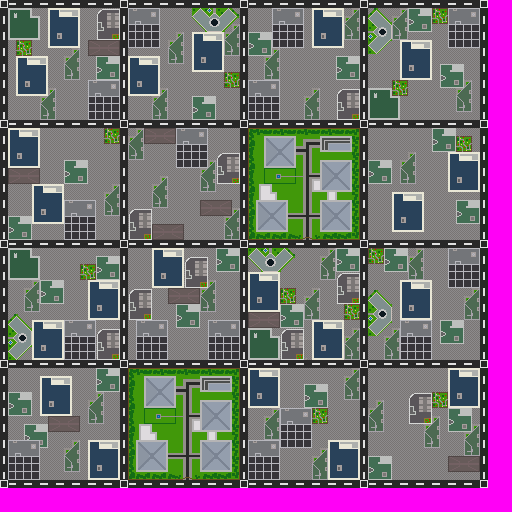
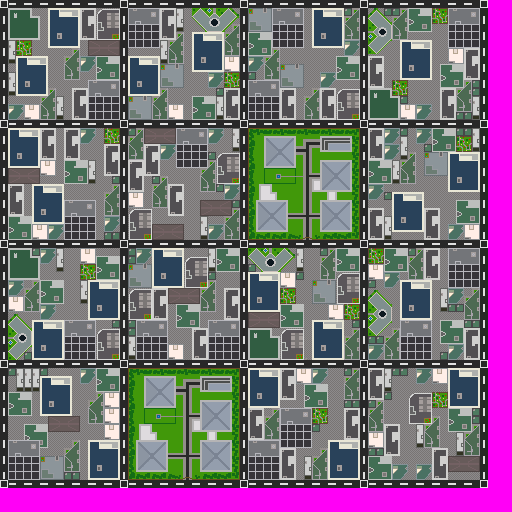
Layer changes from the first 512×512 image to the second:
added layer "Layer 361" above "Layer 341" over <box>8,8,480,480</box>
added layer "Layer 341" above "Layer 332" over <box>40,8,448,480</box>
added layer "Layer 332" above "Layer 364" over <box>8,8,480,480</box>
added layer "Layer 364" above "Layer 358" over <box>448,224,464,240</box>
added layer "Layer 358" above "Layer 273" over <box>8,40,464,480</box>
added layer "Layer 273" above "Layer 251" over <box>8,48,480,448</box>
added layer "Layer 251" above "Layer 217" over <box>8,8,480,480</box>
painted on "Layer 217" over <box>8,8,480,480</box>
painted on "Layer 175" over <box>304,288,320,320</box>
added layer "Layer 305" above "Layer 304" over <box>80,368,96,384</box>
added layer "Layer 304" above "Layer 303" over <box>40,304,56,320</box>
added layer "Layer 303" above "Layer 302" over <box>8,280,24,296</box>
added layer "Layer 302" above "Layer 146" over <box>40,248,56,264</box>
